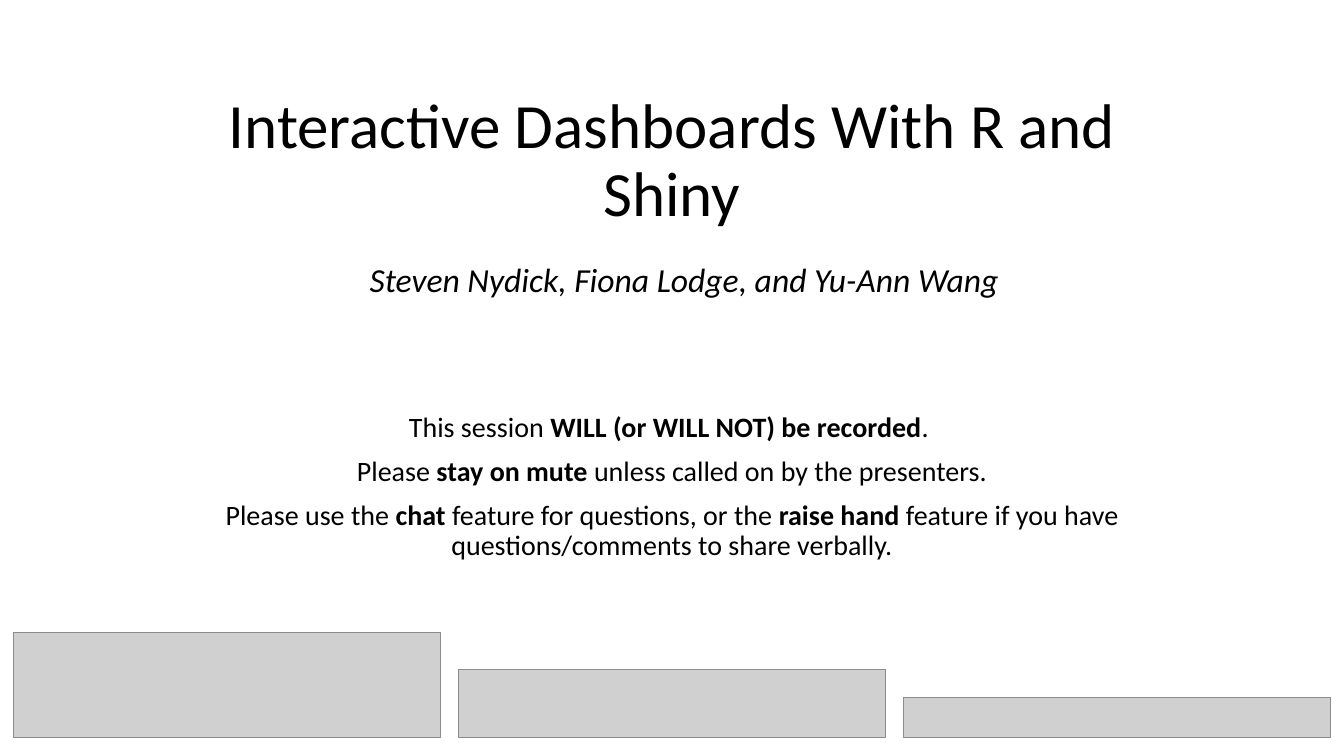
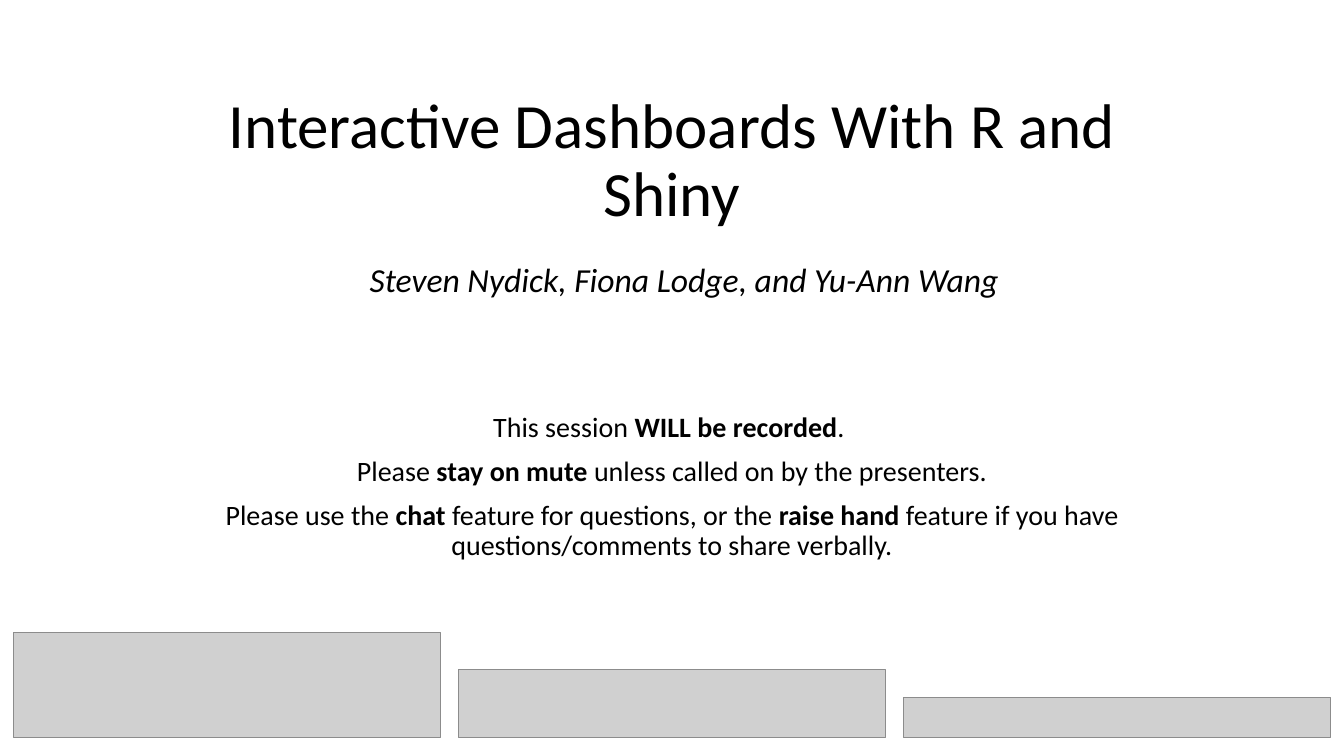
Before and after one commit to swnydick/siop-2022-interactive-shiny, a slide deck: slide 1 of presentation/siop-2022-interactive-shiny-cover.pptx. Drawn at 1344x756 pixels with LibreOffice and Linux fonts; fonts in the diff are those of the drawing; grey boxes stand for pictures. Boxes give left, top, right and bottom in pixels: in the first picture for what was removed or moved away, otherwise in the second. Text is boxed around its words. In the diff, an @@ line names an element or a change of style, - is before the commit and + after.

```diff
--- a/presentation/siop-2022-interactive-shiny-cover.pptx
+++ b/presentation/siop-2022-interactive-shiny-cover.pptx
@@ subtitle at (x1=493, y1=417, x2=845, y2=438): text changed @@
-This session WILL (or WILL NOT) be recorded.
+This session WILL be recorded.
```
